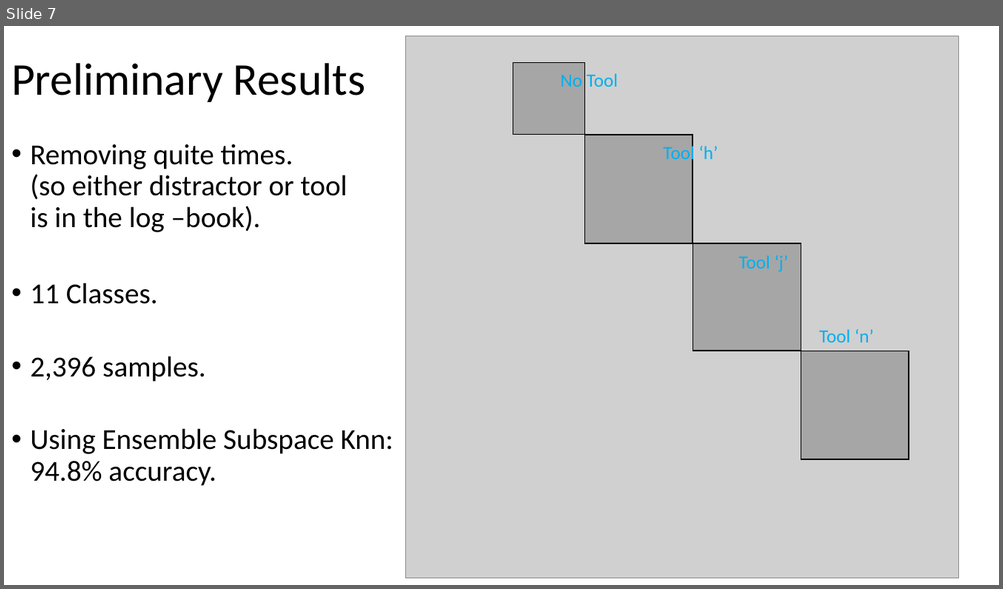
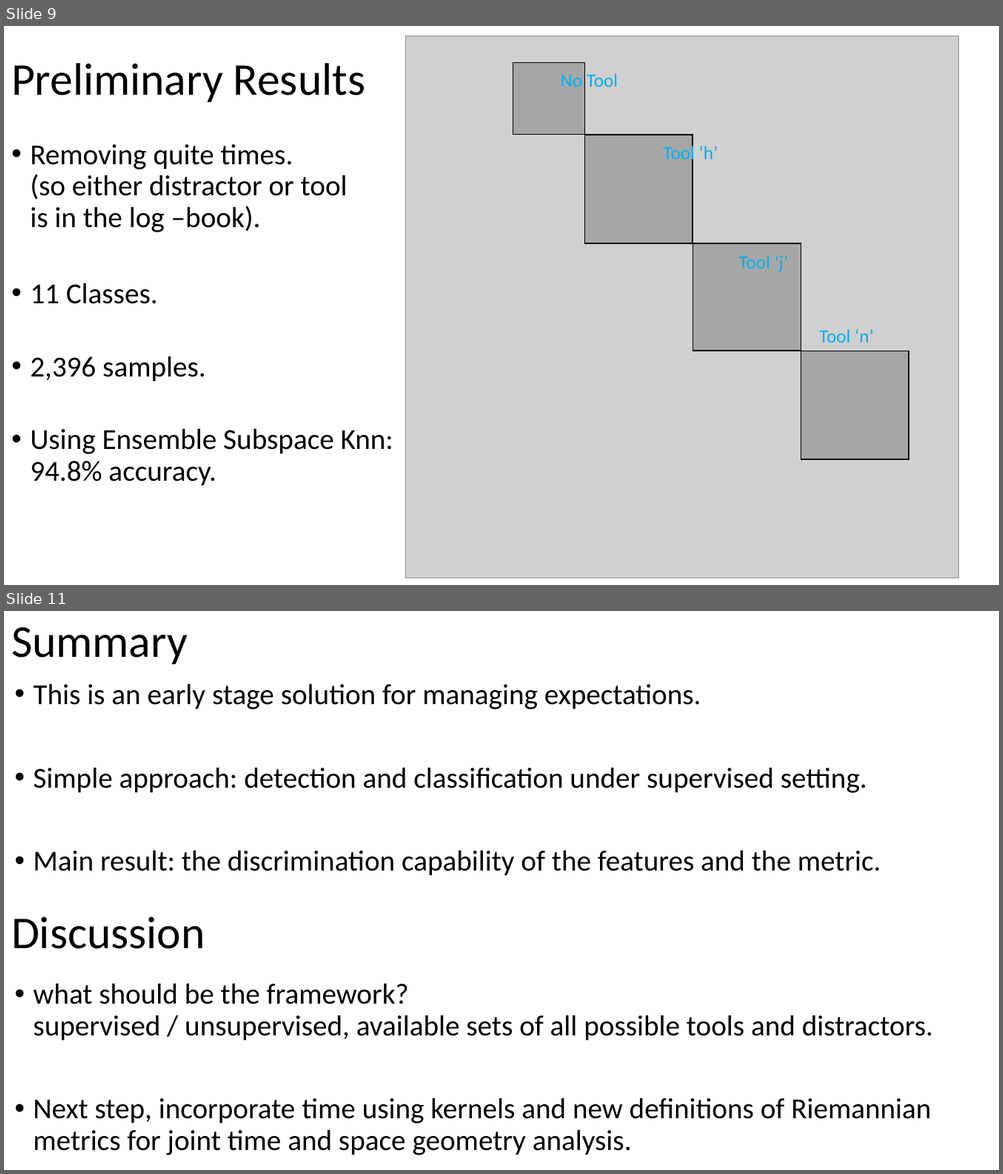
Before and after one commit to oryair/Tuktuk, a slide deck: MidPresentation.pptx. Shown one above the other, each under a label of ours: slide 7 before the commit, slides 9 and 11 after it; the slides between them are not shown. The pictures are 1003x589 and 1003x1174 pixels, drawn with LibreOffice and Linux fonts; fonts in the diff are those of the drawing; grey boxes stand for pictures. Boxes give left, top, right and bottom in pixels: in the first picture for what was removed or moved away, otherwise in the second. Text is boxed around its words. In the diff, an @@ line names an element or a change of style, - is before the commit and + after.

Commit message:
Going over the presentation and compare to Euclidean metric

```diff
--- a/MidPresentation.pptx
+++ b/MidPresentation.pptx
@@ slide 11 added at [4,611,999,1170], background #FFFFFF @@
@@ title added at [11,627,188,664], 44 pt, text #000000 @@
+Summary
@@ text added at [33,684,881,876], 28 pt, text #000000 @@
+• This is an early stage solution for managing expectations.
+• Simple approach: detection and classification under supervised setting.
+• Main result: the discrimination capability of the features and the metric.
@@ text added at [11,917,205,949], 44 pt, text #000000 @@
+Discussion
@@ text added at [33,983,933,1156], 28 pt, text #000000 @@
+• what should be the framework?
+  supervised / unsupervised, available sets of all possible tools and distractors.
+• Next step, incorporate time using kernels and new definitions of Riemannian metrics for joint time and space geometry analysis.
@@ what was slide 7 is now slide 9 @@
```
Also in this commit, not shown: 2 slides changed, 3 other slides added, 8 other files.
